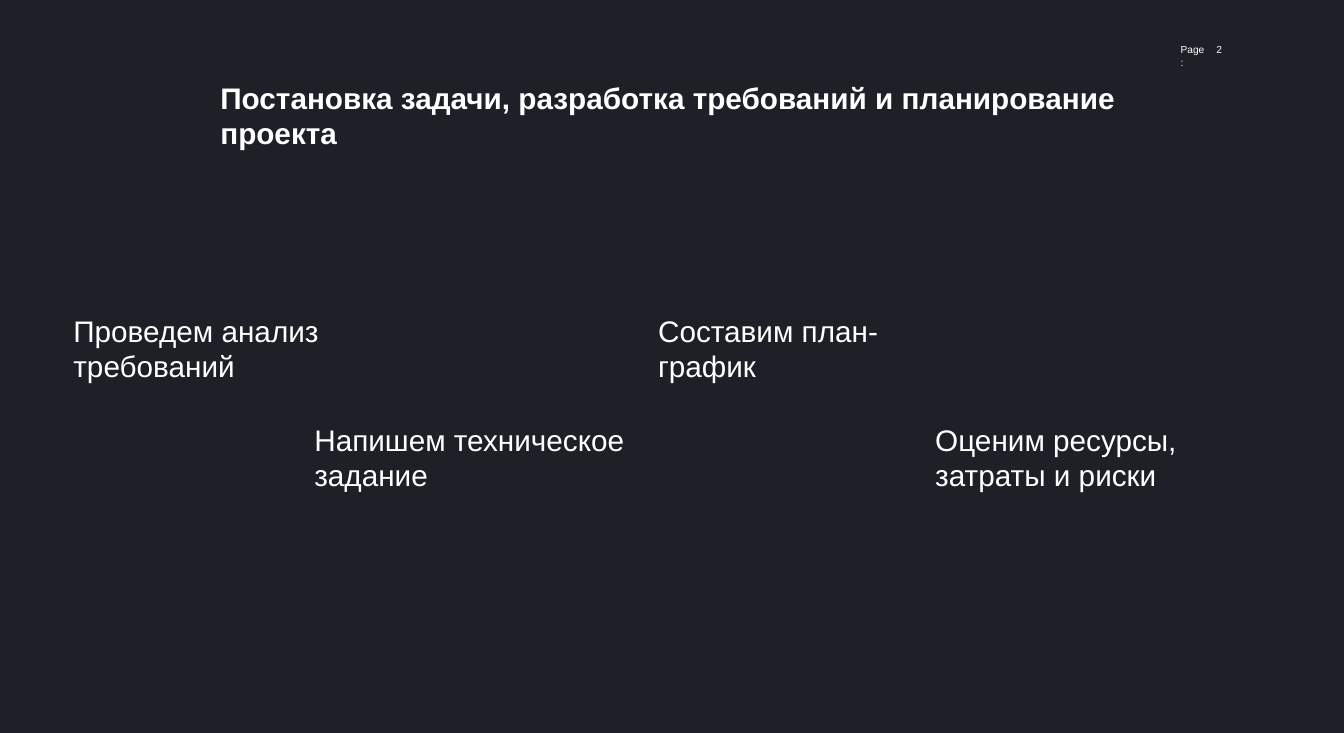
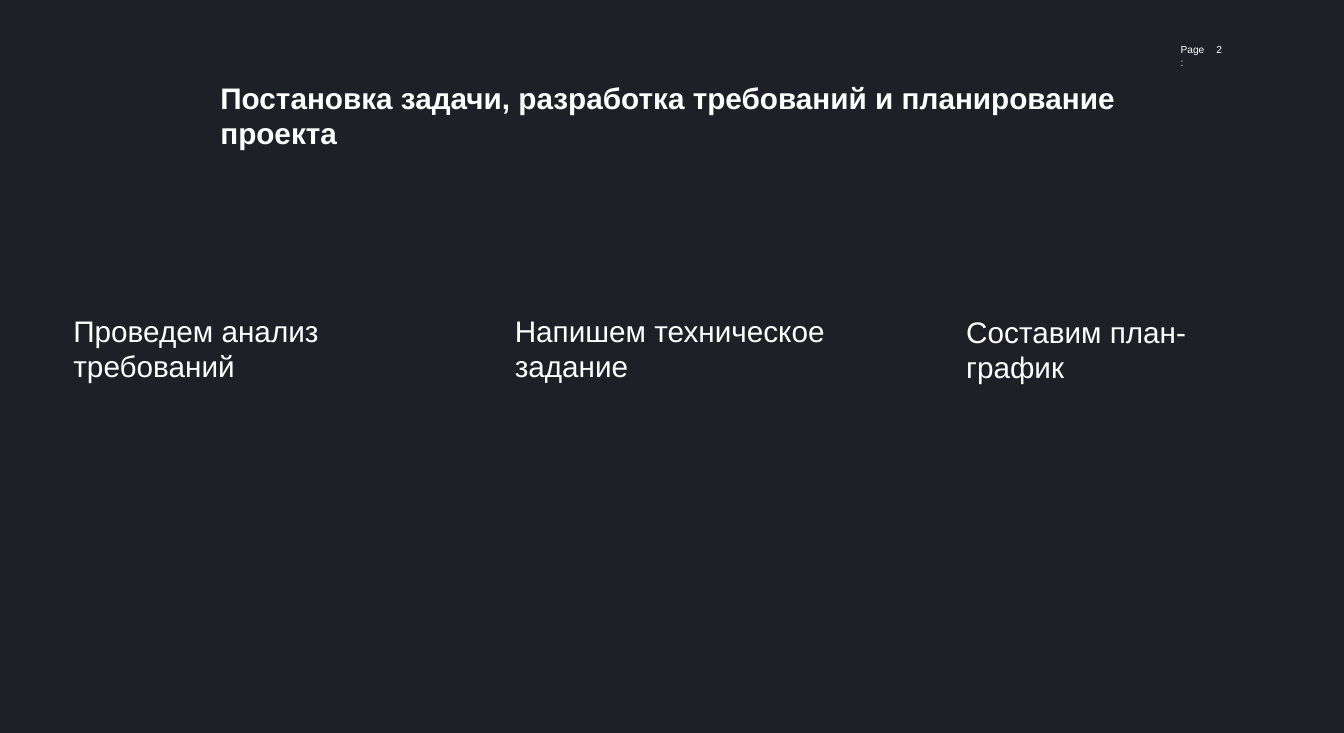
Before and after one commit to abat-voix/project-workshop, a slide deck: slide 2 of docs/мой_семинар/2. Пишем ТЗ и планируем.pptx. Drawn at 1344x733 pixels with LibreOffice and Linux fonts; fonts in the diff are those of the drawing. Boxes give left, top, right and bottom in pixels: in the first picture for what was removed or moved away, otherwise in the second. Text is boxed around its words. In the diff, an @@ line names an element or a change of style, - is before the commit and + after.

```diff
--- a/docs/мой_семинар/2. Пишем ТЗ и планируем.pptx
+++ b/docs/мой_семинар/2. Пишем ТЗ и планируем.pptx
@@ text "Напишем техническое задание": place and size @@
-text "Напишем техническое задание" at (314,430,624,492)
+text "Напишем техническое задание" at (515,321,824,383)
@@ text "Составим план-график": place and size @@
-text "Составим план-график" at (658,321,878,383)
+text "Составим план-график" at (966,322,1186,384)
@@ text removed at (935,430,1176,492) @@
-Оценим ресурсы, затраты и риски
```
Also in this commit, not shown: 2 other files.
